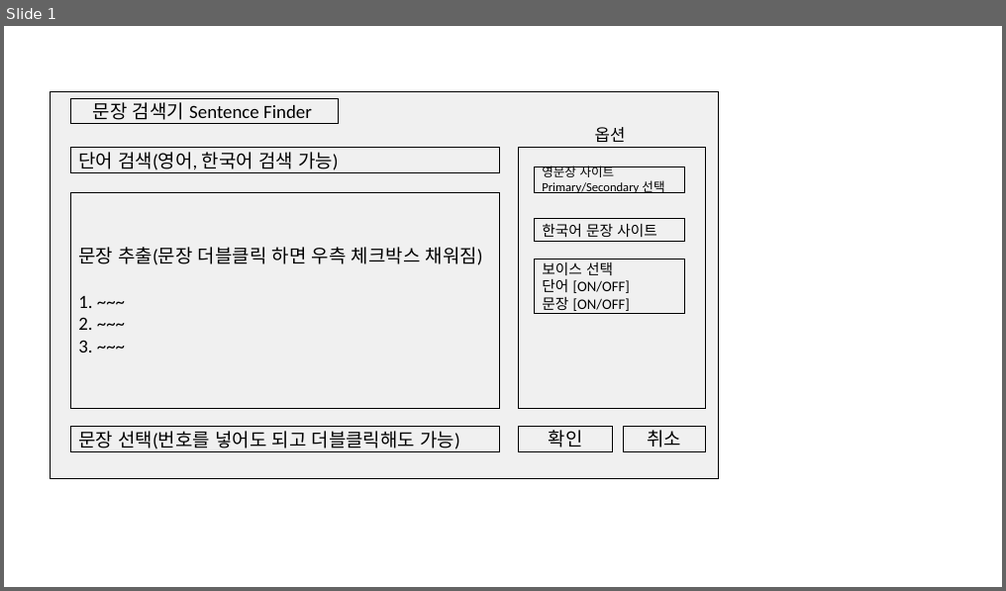
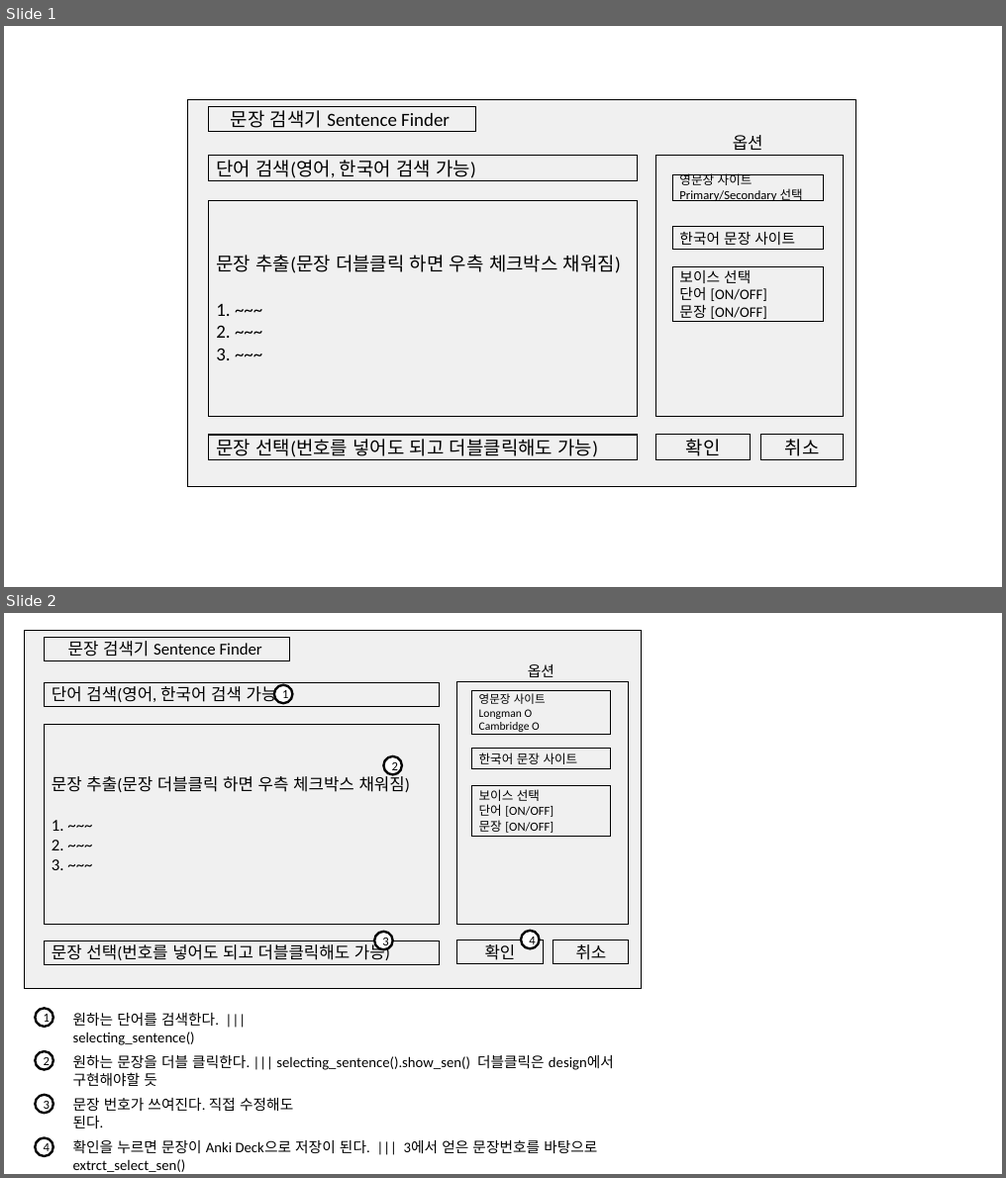
Before and after one commit to yangoos57/dataStudy, a slide deck: Anki_Sentence/프로덕트 디자인.pptx. Shown one above the other, each under a label of ours: slide 1 before the commit, slides 1 and 2 after it. The pictures are 1006x591 and 1006x1178 pixels, drawn with LibreOffice and Linux fonts; fonts in the diff are those of the drawing. Boxes give left, top, right and bottom in pixels: in the first picture for what was removed or moved away, otherwise in the second. Text is boxed around its words. In the diff, an @@ line names an element or a change of style, - is before the commit and + after.

```diff
--- a/Anki_Sentence/프로덕트 디자인.pptx
+++ b/Anki_Sentence/프로덕트 디자인.pptx
@@ slide 2 added at (4, 613, 1002, 1174), background #FFFFFF @@
@@ ellipse added at (274, 685, 292, 703), fill #FFFFFF, outline #000000 2.25 pt, 12 pt, text #000000 @@
+1
@@ ellipse added at (383, 757, 402, 774), fill #FFFFFF, outline #000000 2.25 pt, 12 pt, text #000000 @@
+2
@@ ellipse added at (374, 932, 392, 950), fill #FFFFFF, outline #000000 2.25 pt, 12 pt, text #000000 @@
+3
@@ ellipse added at (522, 931, 540, 949), fill #FFFFFF, outline #000000 2.25 pt, 12 pt, text #000000 @@
+4
@@ group added at (24, 631, 642, 989): 11 rectangles, 1 text @@
+문장 검색기 Sentence Finder
+단어 검색(영어, 한국어 검색 가능)
+문장 추출(문장 더블클릭 하면 우측 체크박스 채워짐)
+1. ~~~
+2. ~~~
+3. ~~~
+문장 선택(번호를 넣어도 되고 더블클릭해도 가능)
+영문장 사이트
+Longman O
+Cambridge O
+한국어 문장 사이트
+옵션
+보이스 선택
+단어 [ON/OFF]
+문장 [ON/OFF]
+확인
+취소
@@ ellipse added at (35, 1008, 53, 1026), fill #FFFFFF, outline #000000 2.25 pt, 12 pt, text #000000 @@
+1
@@ text added at (73, 1013, 219, 1046), 14 pt, text #000000 @@
+원하는 단어를 검색한다. ||| selecting_sentence()
@@ ellipse added at (35, 1052, 53, 1069), fill #FFFFFF, outline #000000 2.25 pt, 12 pt, text #000000 @@
+2
@@ text added at (73, 1056, 614, 1086), 14 pt, text #000000 @@
+원하는 문장을 더블 클릭한다. ||| selecting_sentence().show_sen() 더블클릭은 design에서 구현해야할 듯
@@ ellipse added at (35, 1095, 53, 1113), fill #FFFFFF, outline #000000 2.25 pt, 12 pt, text #000000 @@
+3
@@ text added at (73, 1098, 293, 1129), 14 pt, text #000000 @@
+문장 번호가 쓰여진다. 직접 수정해도 된다.
@@ ellipse added at (35, 1139, 53, 1157), fill #FFFFFF, outline #000000 2.25 pt, 12 pt, text #000000 @@
+4
@@ text added at (73, 1140, 597, 1172), 14 pt, text #000000 @@
+확인을 누르면 문장이 Anki Deck으로 저장이 된다. ||| 3에서 얻은 문장번호를 바탕으로 extrct_select_sen()
@@ slide 1 changed as well @@
@@ 3 rectangles: place and size @@
-3 rectangles at (50, 92, 718, 478)
+3 rectangles at (187, 99, 856, 486)
@@ 8 rectangles, 1 text: place and size @@
-8 rectangles, 1 text at (71, 98, 706, 453)
+8 rectangles, 1 text at (209, 106, 844, 461)
```
Also in this commit, not shown: 2 other slides added, 1 slide removed, 9 other files.
